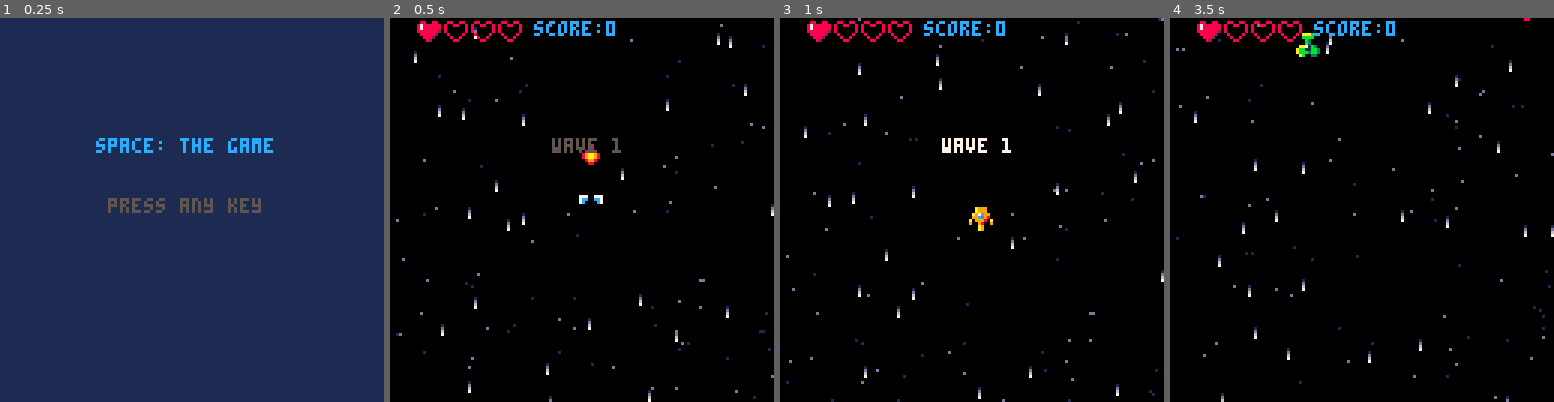
Above: before the commit, frames 1-4 (left to right).
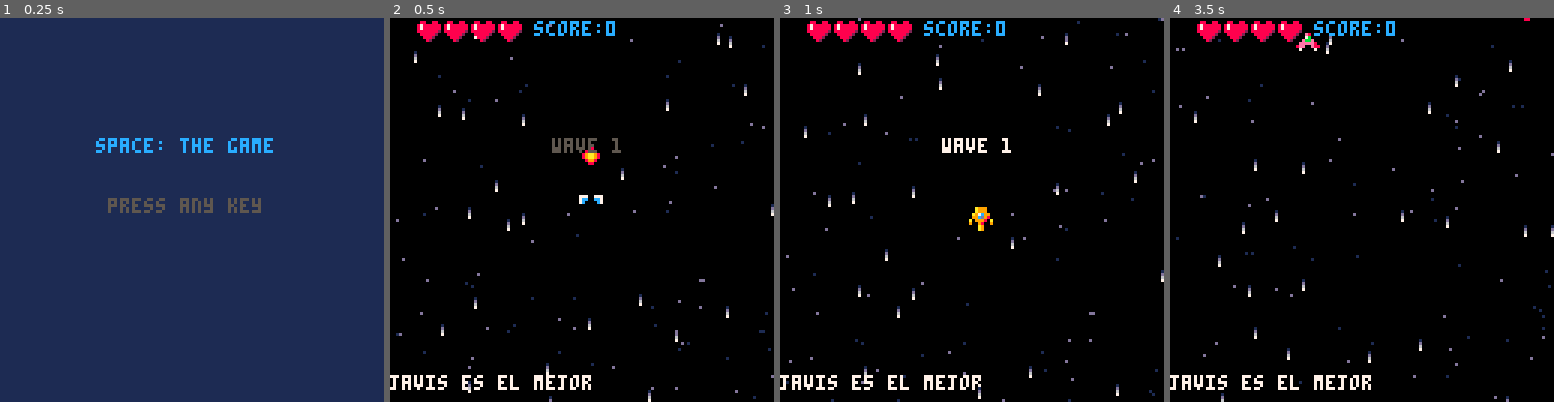
Above: after the commit, the same moments.

Repository: treveron2018/pico8
Game: PICO-8 cartridge shmup.p8
The game is run twice, just before and just after one commit, with the same random seed, the same clock (stepped at 60 frames per second) and the same inputs.
Inputs:
- Up to frame 1 (0.25 s): no input
- Up to frame 2 (0.5 s): tap X (X key) at 0.33 s
- Up to frame 3 (1 s): tap O (Z key) at 0.7 s
- Up to frame 4 (3.5 s): tap X (X key) at 1.07, 1.85, 2.97 s; hold Right 1.6-2.1 s; tap O (Z key) every 0.4 s from 1.7 to 3.3 s; hold Up 2.15-2.42 s; hold Right 2.47-3.03 s; hold Left from 3.08 s (still down)

Frame 1 is identical in both runs. In frame 2, 1.3% of the frame differs, in the area x 0-53%, y 1-97%; in frame 3, 1.3%; in frame 4, 1.6%.

Commit message:
Enemy type logic

Diff:
--- a/shmup.p8
+++ b/shmup.p8
@@ -3,10 +3,10 @@
 __lua__
 --shmup: tutorial by lazydevs
 
+--last commit: 2/3/23
+
 --todo
 ----------------
---new enemy function
-
 --game over screen (timer after
 		-- death)
 --wave logic
@@ -80,7 +80,7 @@
 	player.rbtspr=19
 	player.rbtturningspr=15
 	player.lives=4
-	player.lives_remaining=1
+	player.lives_remaining=4
 
 	prop={}
 	prop.sprite=4
@@ -174,19 +174,6 @@
 		local bul=bullets[i]
 		bul.spr=63
 		draw_spr(bul)
-	end
-end
-
-function draw_enemies()
-	for myen in all(enemies) do
-		if myen.flash>0 then
-			myen.flash-=1
-			for i=1, 15 do
-				pal(i,7)
-			end
-		end
-		draw_spr(myen)
-		pal()
 	end
 end
 
@@ -333,7 +320,7 @@
 --debug call
 
 function debug()
---	print(#shwaves,0,119)
+print("javis es el mejor",0,119,7)
 end
 
 
@@ -665,24 +652,13 @@
 -->8
 --waves and enemies
 
-
 function spawn_enemies()
 	spawntimer+=1
 	if spawntimer>=spawnrate then
 		local myen=new_enemy()
-
-
---myen.type=flr(rnd(2)+1)
 		myen.y=-8
 		myen.x=flr(rnd(120)+1)
 		myen.flash=0
-		if myen.type==1 then
-			myen.spr=31
-			myen.hp=8
-		else
-			myen.spr=33
-			myen.hp=12
-		end
 		add(enemies,myen)
 		spawntimer=0
 	end
@@ -690,21 +666,21 @@
 
 function new_enemy()
 	local myen={}
-	local entypes={1,2}
+	local entypes={1,2,3,4}
 	myen.type=rnd(entypes)
+	if(myen.type==1)myen.spr=31 myen.hp=8
+	if(myen.type==2)myen.spr=33 myen.hp=12
+	if(myen.type==3)myen.spr=45 myen.hp=16
+	if(myen.type==4)myen.spr=47 myen.hp=20
+	myen.ani=0
 	return myen
 end
 
 function manage_enemies()
 	for myen in all(enemies) do
 		myen.y+=1
-		myen.spr+=0.1--animation speed
-		if myen.type==1 and myen.spr>=33 then
-			myen.spr=31
-		end
-		if myen.type==2 and myen.spr>=35 then
-			myen.spr=33
-		end
+		myen.ani+=0.1--animation speed
+		if (myen.ani>=2)myen.ani=0
 		if myen.y>128 then
 			del(enemies,myen)
 		end
@@ -724,6 +700,18 @@
 	end
 end
 
+function draw_enemies()
+	for myen in all(enemies) do
+		if myen.flash>0 then
+			myen.flash-=1
+			for i=1, 15 do
+				pal(i,7)
+			end
+		end
+		spr(myen.spr+myen.ani,myen.x,myen.y)
+		pal()
+	end
+end
 
 function nextwave()
 	wave+=1
